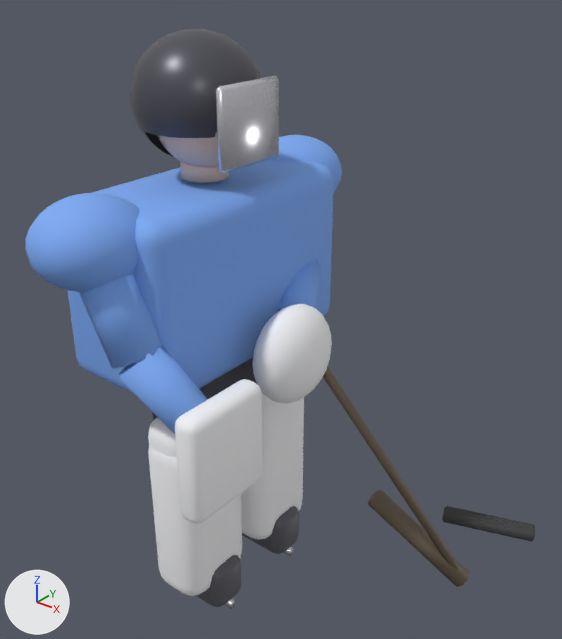
Before and after pictures for a commit that changed the glTF model public/models/goalie.glb.
Rendered twice from a 50 mm camera at (1.538, -1.575, 2.014) aimed at (0.213, 0.082, 0.987). Lighting does not change. The marker at lower left points along +X, +Y and +Z. The older version comes first. Vertices at exactly the same position are counted once.

The first picture shows 'goalieMesh'.
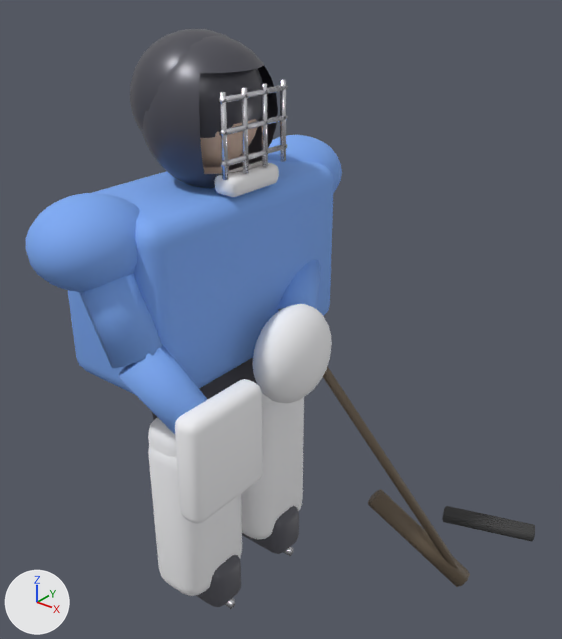
Location of each change, [x1, y1, x2, y2] in pixels of the pictures (562 x 639 px):
part 1 of me_cube, added: after [220, 144, 287, 168]
part 2 of me_cube, added: after [219, 115, 287, 137]
part 3 of me_cube, added: after [218, 85, 288, 104]
part 4 of me_cube, added: after [220, 92, 228, 180]
part 5 of me_cube, added: after [241, 87, 249, 174]
part 6 of me_cube, added: after [261, 83, 268, 167]
part 7 of me_cube, added: after [280, 79, 286, 162]
part 8 of me_cube, added: after [142, 36, 278, 188]
part 9 of me_cube, added: after [214, 161, 279, 197]
part 10 of me_cube, deleted: before [216, 76, 279, 173]

What changed in the scene script:
```text
Change me_cube:
    used by ob_goaliemesh; location = (0.0, 0.0, 0.0)
    remove me_cube.from_pydata(...)  # 2695 vertices, 5248 faces; spans x -0.2..0.86, y -0.59..0.83, z -0.01..1.81
    add me_cube.from_pydata(...)  # 3048 vertices, 5900 faces; spans x -0.2..0.86, y -0.59..0.83, z -0.01..1.81
    me_cube part 1: a new loose piece, a 6-sided cylinder along y spanning x 0.183..0.197, y -0.13..0.13, z 1.492..1.508, in mat_blade (white #e7e7ed)
    me_cube part 2: a new loose piece, a 6-sided cylinder along y spanning x 0.183..0.197, y -0.13..0.13, z 1.572..1.588, in mat_blade (white #e7e7ed)
    me_cube part 3: a new loose piece, a 6-sided cylinder along y spanning x 0.183..0.197, y -0.13..0.13, z 1.652..1.668, in mat_blade (white #e7e7ed)
    me_cube part 4: a new loose piece, a 6-sided cylinder along z spanning x 0.183..0.197, y -0.128..-0.112, z 1.46..1.68, in mat_blade (white #e7e7ed)
    me_cube part 5: a new loose piece, a 6-sided cylinder along z spanning x 0.183..0.197, y -0.048..-0.032, z 1.46..1.68, in mat_blade (white #e7e7ed)
    me_cube part 6: a new loose piece, a 6-sided cylinder along z spanning x 0.183..0.197, y 0.032..0.048, z 1.46..1.68, in mat_blade (white #e7e7ed)
    me_cube part 7: a new loose piece, a 6-sided cylinder along z spanning x 0.183..0.197, y 0.112..0.128, z 1.46..1.68, in mat_blade (white #e7e7ed)
    me_cube part 8: a new loose piece of 237 vertices spanning x -0.16..0.18, y -0.19..0.19, z 1.38..1.8, in mat_helmet (dark grey #505059)
    me_cube part 9: a new loose piece of 56 vertices spanning x 0.12..0.2, y -0.1..0.1, z 1.4..1.46, in mat_pad (white #f7f7f9)
    me_cube part 10: the loose piece of 24 vertices spanning x 0.16..0.18, y -0.12..0.12, z 1.47..1.69 is deleted
```
